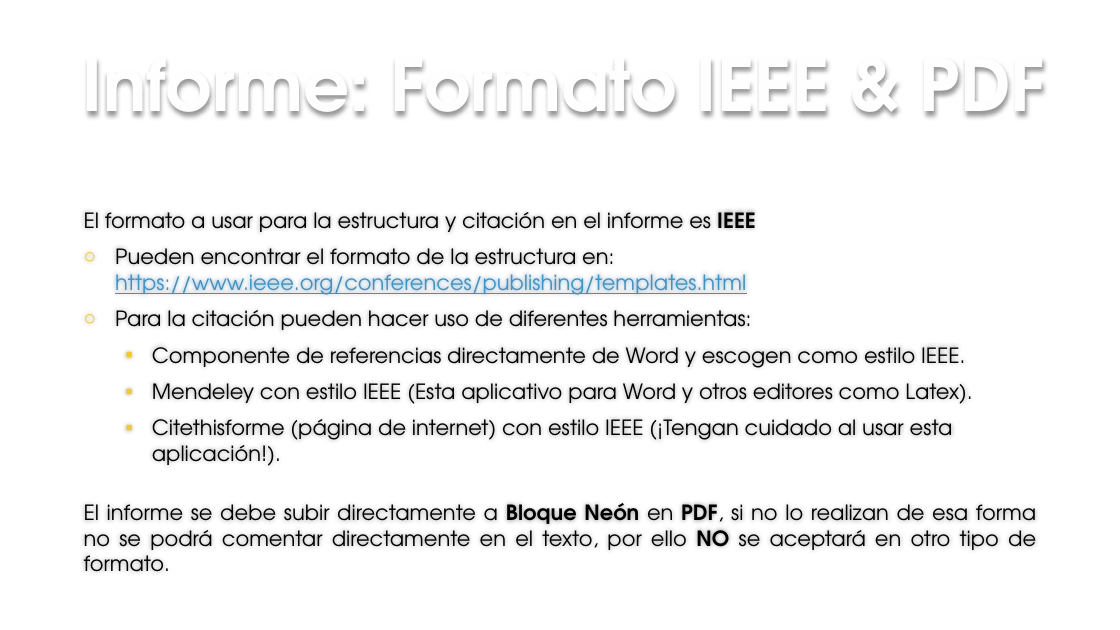
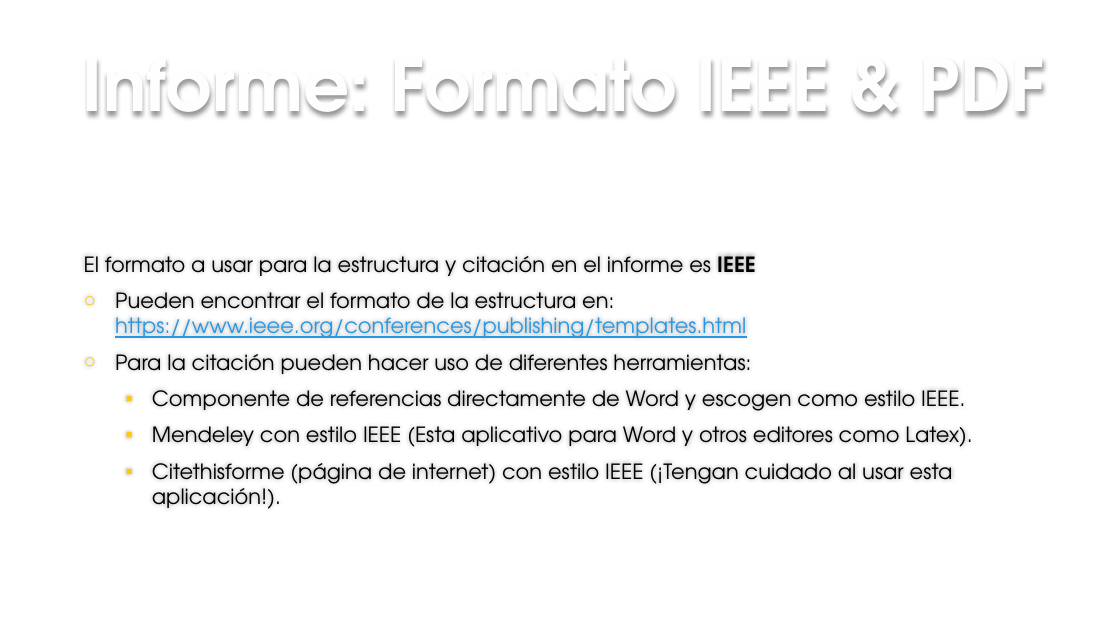
Before and after one commit to F4bian1012/Investigacion_I, a slide deck: slide 2 of Semana_0/Tips para realizar informes en formato IEEE.pptx. Drawn at 1120x630 pixels with LibreOffice and Linux fonts; fonts in the diff are those of the drawing; background and template pictures are left out. Boxes give left, top, right and bottom in pixels: in the first picture for what was removed or moved away, otherwise in the second. Text is boxed around its words. In the diff, an @@ line names an element or a change of style, - is before the commit and + after.

```diff
--- a/Semana_0/Tips para realizar informes en formato IEEE.pptx
+++ b/Semana_0/Tips para realizar informes en formato IEEE.pptx
@@ text at (x1=84, y1=503, x2=1036, y2=572): paragraph removed @@
-El informe se debe subir directamente a Bloque Neón en PDF, si no lo realizan de esa forma no se podrá comentar directamente en el texto, por ello NO se aceptará en otro tipo de formato.
```
Also in this commit, not shown: 3 other slides changed, 1 slide removed, 1 other file.
